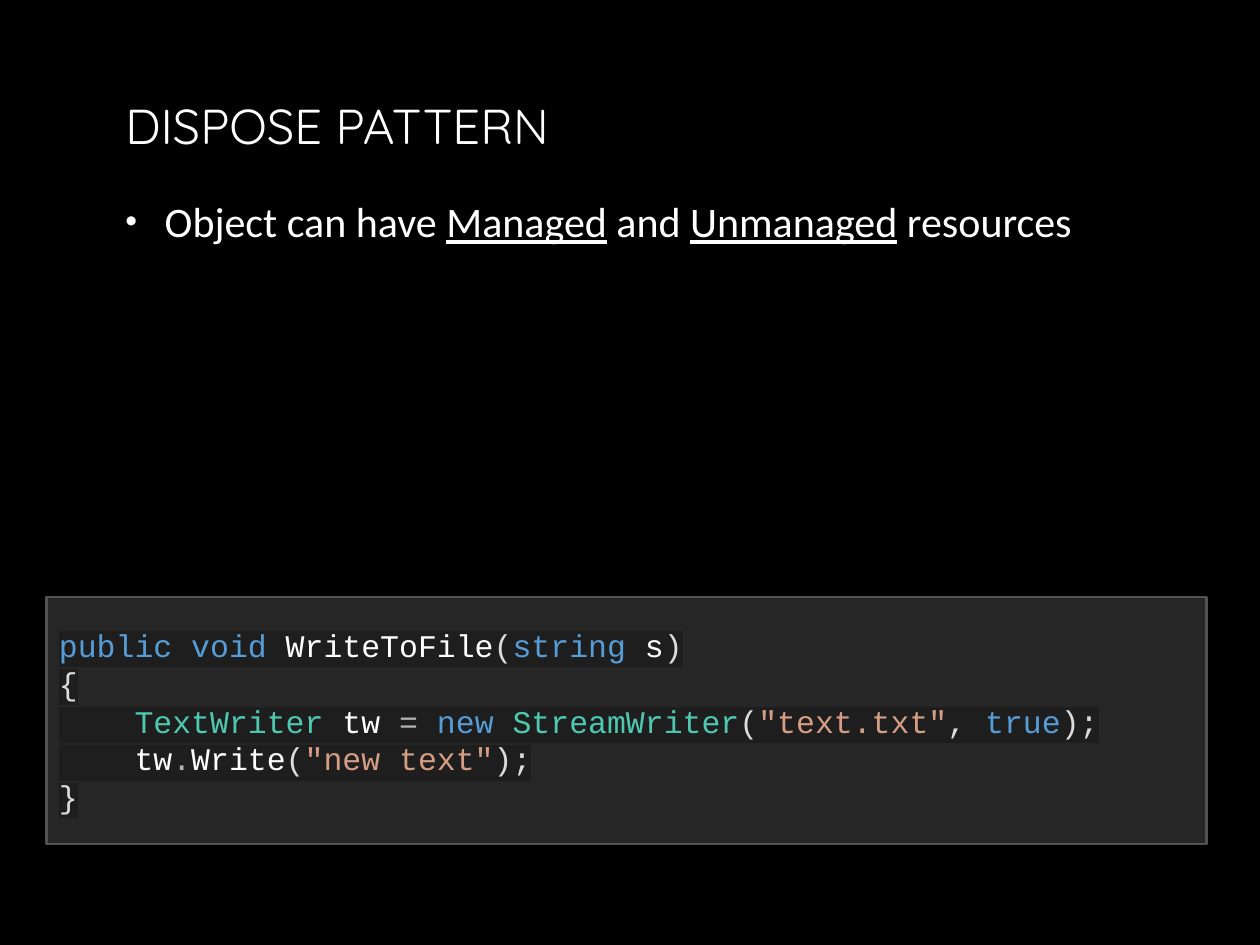
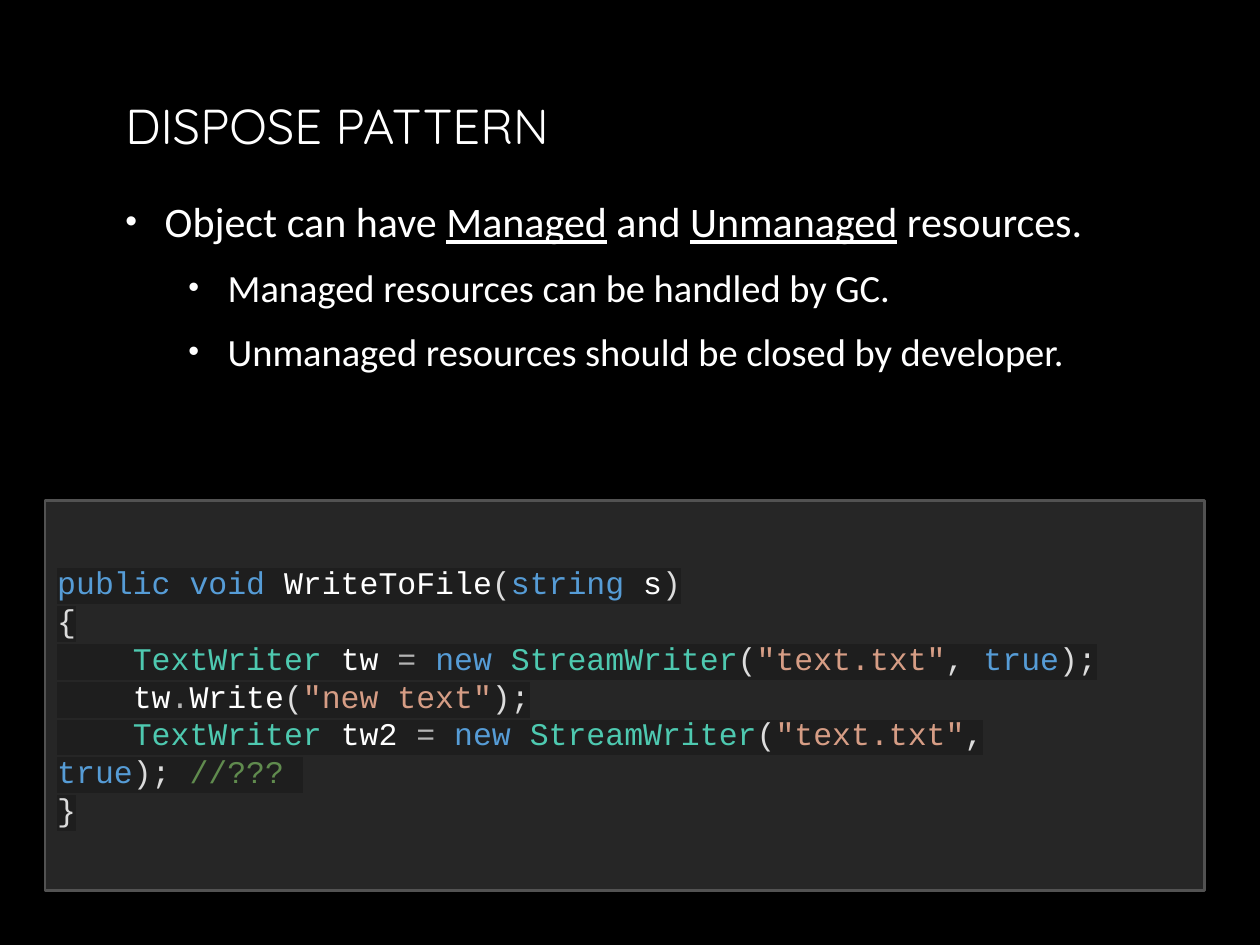
Before and after one commit to yuriyshapovalov/slides, a slide deck: slide 36 of ppt/Garbage collection in dotnet.pptx (slide 37 before the commit). Drawn at 1260x945 pixels with LibreOffice and Linux fonts; fonts in the diff are those of the drawing; background and template pictures are left out. Boxes give left, top, right and bottom in pixels: in the first picture for what was removed or moved away, otherwise in the second. Text is boxed around its words. In the diff, an @@ line names an element or a change of style, - is before the commit and + after.

```diff
--- a/ppt/Garbage collection in dotnet.pptx
+++ b/ppt/Garbage collection in dotnet.pptx
@@ text at [165,207,1082,373]: text changed; size 24 to 22 pt @@
-• Object can have Managed and Unmanaged resources
+• Object can have Managed and Unmanaged resources.
+  • Managed resources can be handled by GC.
+  • Unmanaged resources should be closed by developer.
@@ rectangle "public void WriteToFile(string s)": place and size @@
-rectangle "public void WriteToFile(string s)" at [47,597,1207,844]
+rectangle "public void WriteToFile(string s)" at [45,500,1206,891]
@@ text in rectangle at [57,723,984,790]: paragraph added @@
+TextWriter tw2 = new StreamWriter("text.txt", true); //???
```
Also in this commit, not shown: 2 other slides changed, 4 slides added, 1 slide removed.
